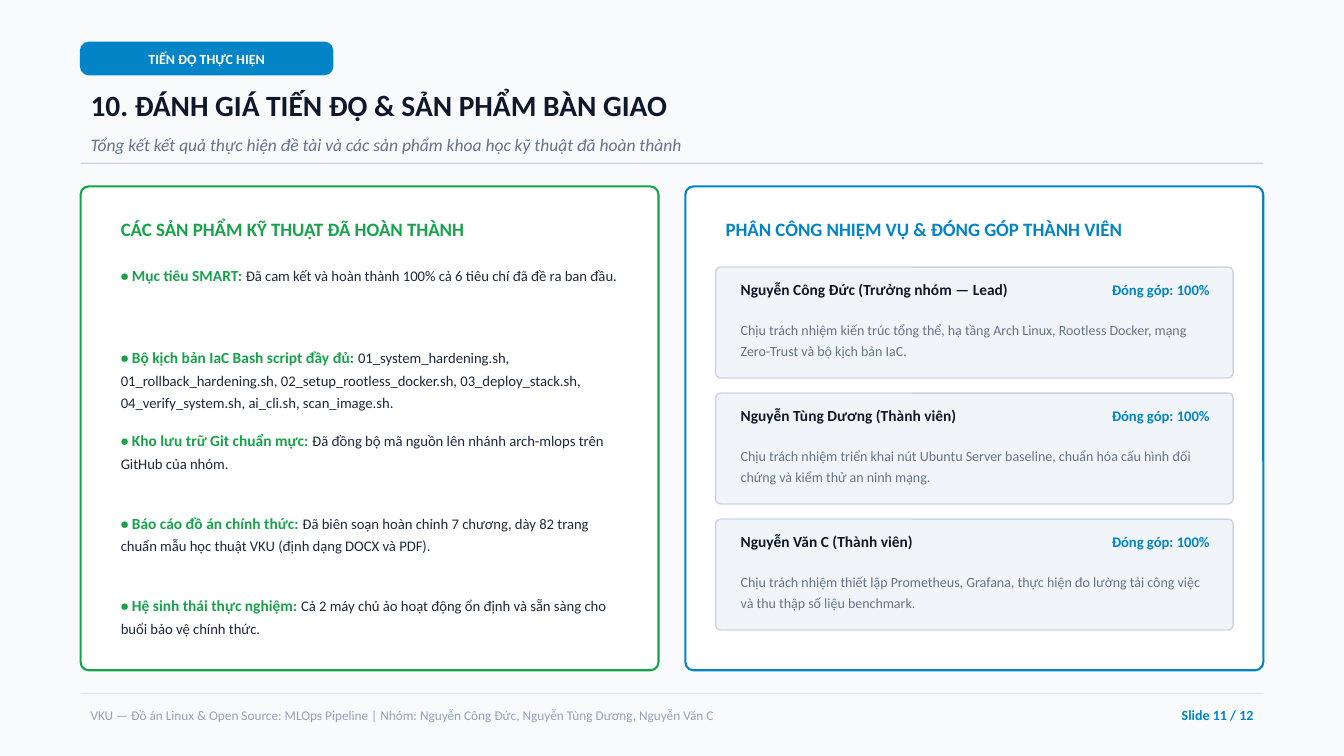
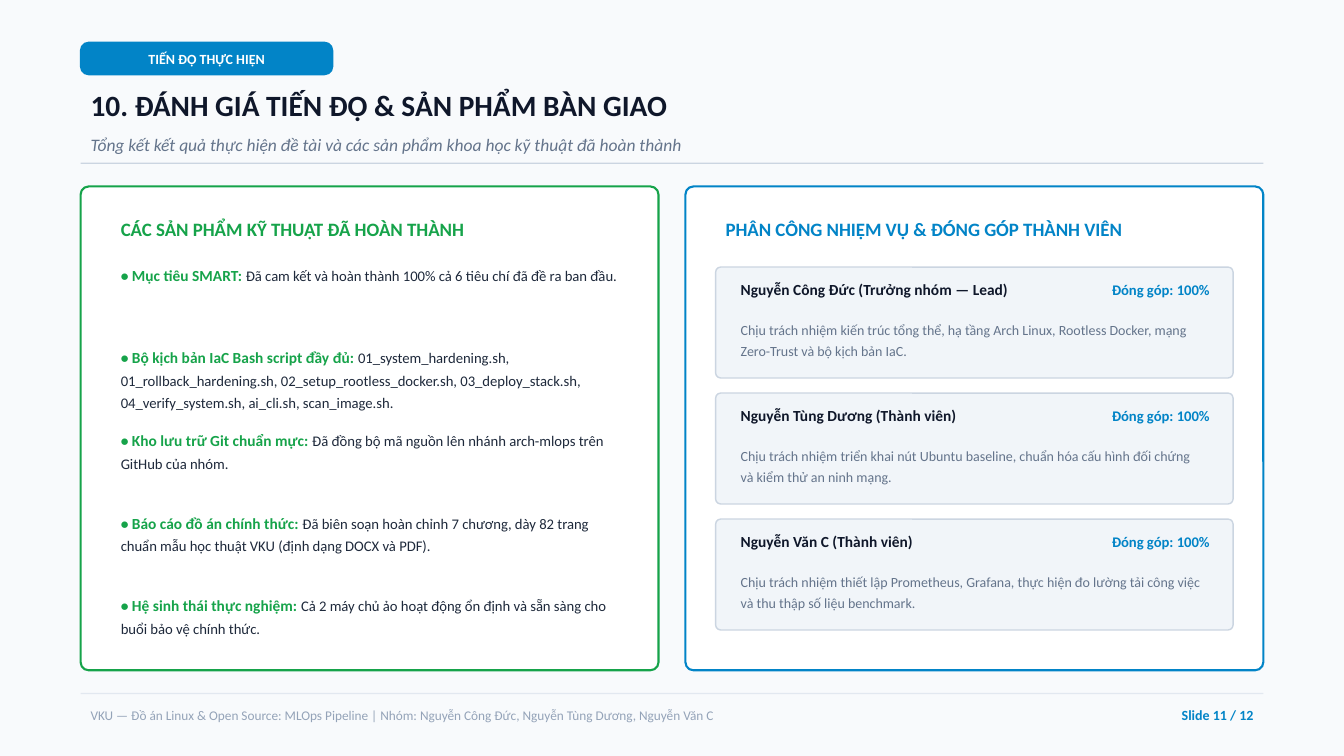
Before and after one commit to cystal-06/mlops-multi-os-pipeline, a slide deck: slide 11 of docs/SLIDE_BAO_CAO_TIEN_DO.pptx. Drawn at 1344x756 pixels with LibreOffice and Linux fonts; fonts in the diff are those of the drawing. Boxes give left, top, right and bottom in pixels: in the first picture for what was removed or moved away, otherwise in the second. Text is boxed around its words. In the diff, an @@ line names an element or a change of style, - is before the commit and + after.

Commit message:
docs: update Ubuntu node terminology from Ubuntu Server to Ubuntu standard

```diff
--- a/docs/SLIDE_BAO_CAO_TIEN_DO.pptx
+++ b/docs/SLIDE_BAO_CAO_TIEN_DO.pptx
@@ text at box(741, 450, 1190, 485): text changed @@
-Chịu trách nhiệm triển khai nút Ubuntu Server baseline, chuẩn hóa cấu hình đối chứng và kiểm thử an ninh mạng.
+Chịu trách nhiệm triển khai nút Ubuntu baseline, chuẩn hóa cấu hình đối chứng và kiểm thử an ninh mạng.
```
Also in this commit, not shown: 3 other slides changed, 2 other files.
